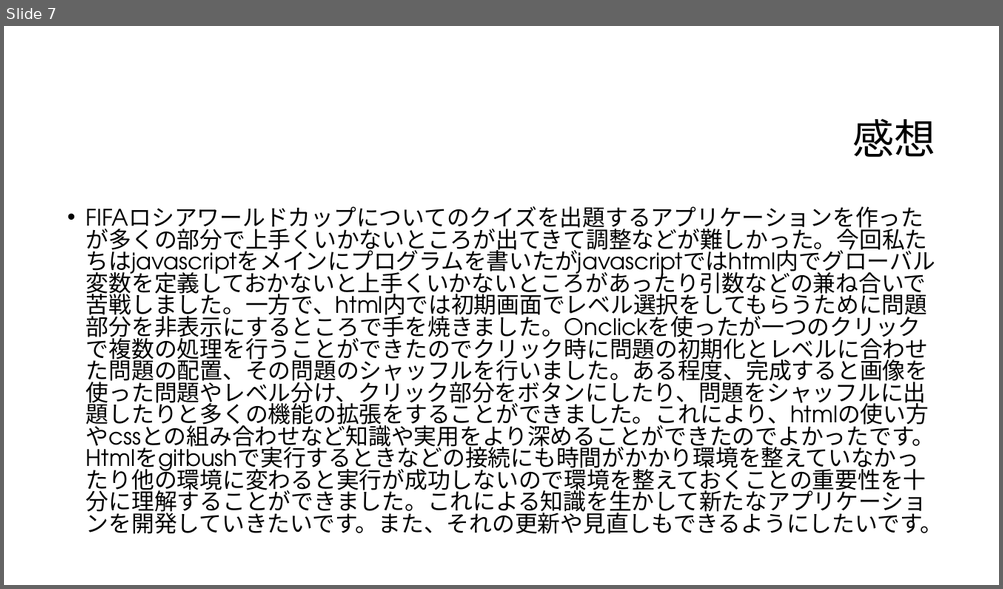
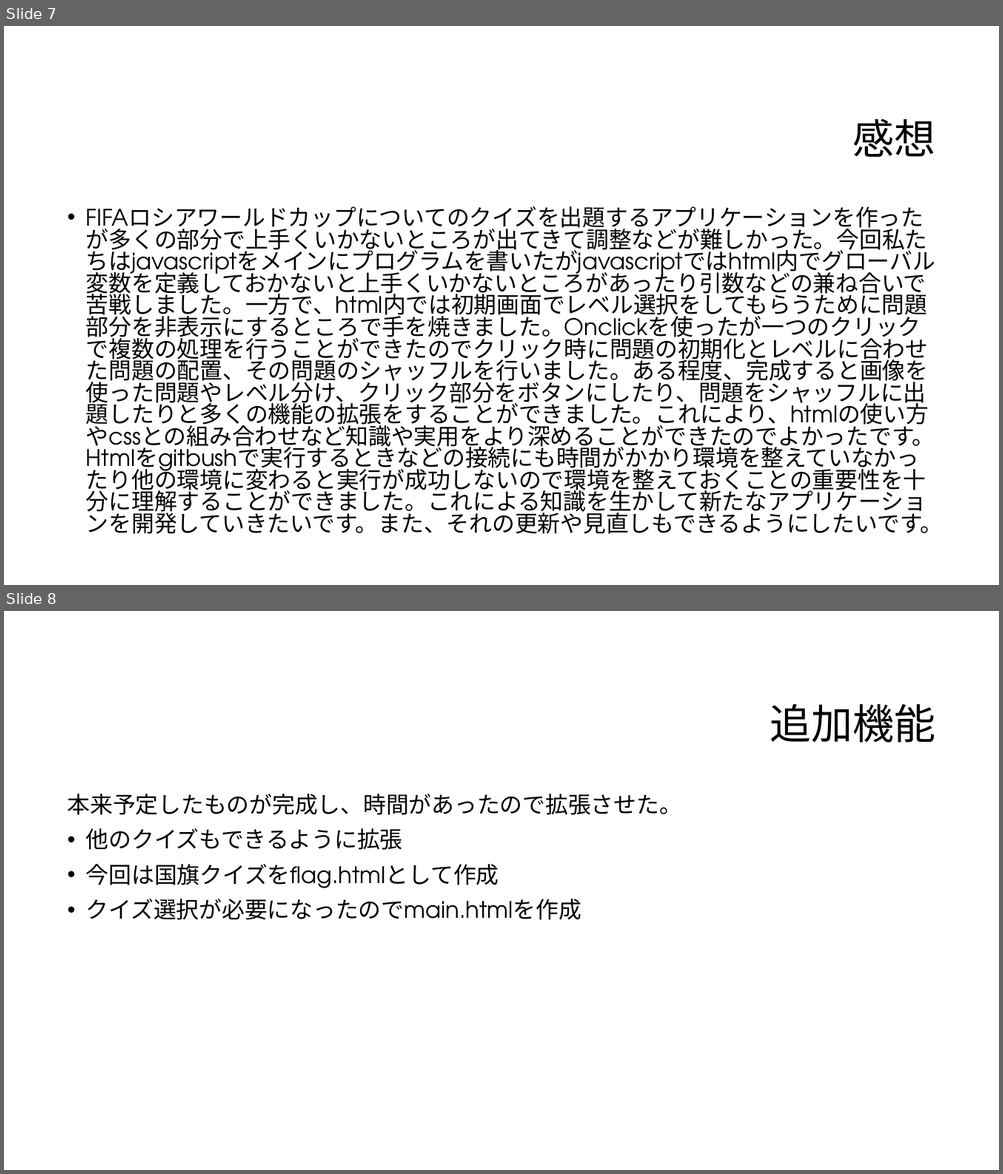
Before and after one commit to ShunIshii/my_quiz, a slide deck: my_quiz.pptx. Shown one above the other, each under a label of ours: slide 7 before the commit, slides 7 and 8 after it. The pictures are 1003x589 and 1003x1174 pixels, drawn with LibreOffice and Linux fonts; fonts in the diff are those of the drawing; background and template pictures are left out. Boxes give left, top, right and bottom in pixels: in the first picture for what was removed or moved away, otherwise in the second. Text is boxed around its words. In the diff, an @@ line names an element or a change of style, - is before the commit and + after.

```diff
--- a/my_quiz.pptx
+++ b/my_quiz.pptx
@@ slide 8 added at bbox=[4, 611, 999, 1170], background #FFFFFF @@
@@ title added at bbox=[769, 704, 935, 743], 40 pt, text #000000 @@
+追加機能
@@ text added at bbox=[68, 794, 682, 920], 22 pt, text #000000 @@
+本来予定したものが完成し、時間があったので拡張させた。
+• 他のクイズもできるように拡張
+• 今回は国旗クイズをflag.htmlとして作成
+• クイズ選択が必要になったのでmain.htmlを作成
```
Also in this commit, not shown: 5 other files.
